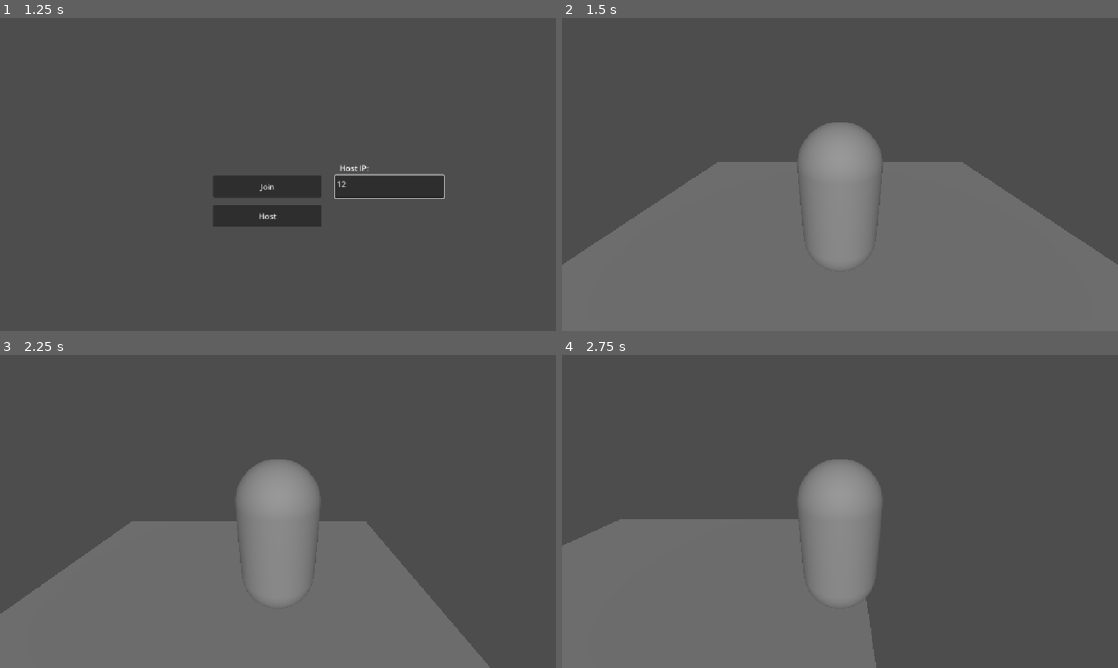
Above: before the commit, frames 1-4 (two rows, left to right).
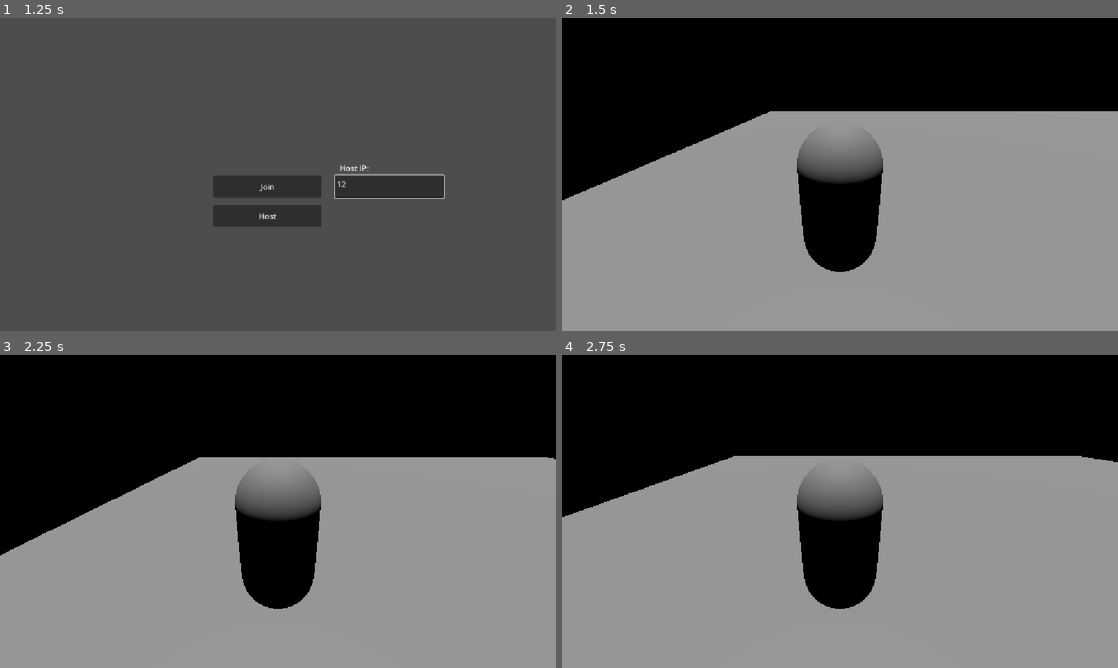
Above: after the commit, the same moments.

Repository: erlewa/bug-box
Game: Godot game, scene res://scenes/main_menu.tscn
The game is run twice, just before and just after one commit, with the same random seed, the same clock (stepped at 60 frames per second) and the same inputs.
Inputs (mouse positions are in pixels of both pictures, inside the frame that each line leads up to):
- Up to frame 1 (1.25 s): click (389, 187) at 0.52 s; type "12" at 0.6 s
- Up to frame 2 (1.5 s): click "Join" at 1.25 s
- Up to frame 3 (2.25 s): tap Enter (ui_accept) at 2 s; hold Right (ui_right) from 2.03 s (still down)
- Up to frame 4 (2.75 s): keep holding Right (ui_right); tap Enter (ui_accept) at 2.27 s

Frame 1 is identical in both runs. In frame 2, 99% of the frame differs, in the area x 0-100%, y 0-100%; in frame 3, 99%; in frame 4, 99%.

Commit message:
Switched lobby level to level 0 node with walls

Diff:
--- a/bug-box/scripts/main_menu.gd
+++ b/bug-box/scripts/main_menu.gd
@@ -1,10 +1,11 @@
 extends Control
+const LEVEL_0 = preload("uid://13pjbvkins6l")
 
 const LOBBY_LEVEL = preload("uid://b5kvgaua51lq4")
 @onready var ip_input: TextEdit = %IPInput
 
 func load_lobby():
-	get_tree().change_scene_to_packed(LOBBY_LEVEL)
+	get_tree().change_scene_to_packed(LEVEL_0)
 
 func _on_join_pressed() -> void:
 	Lobby.join_game(ip_input.text)
